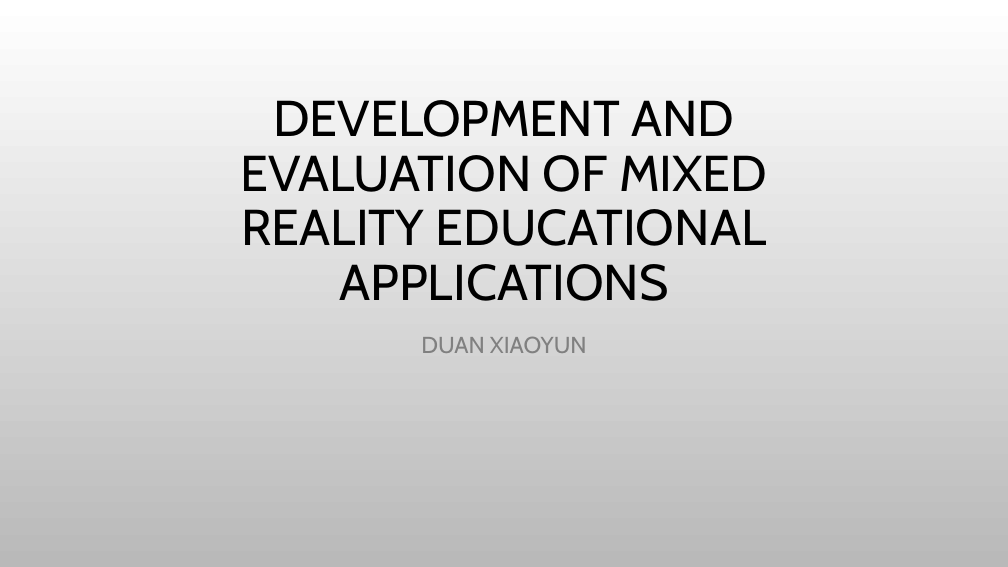
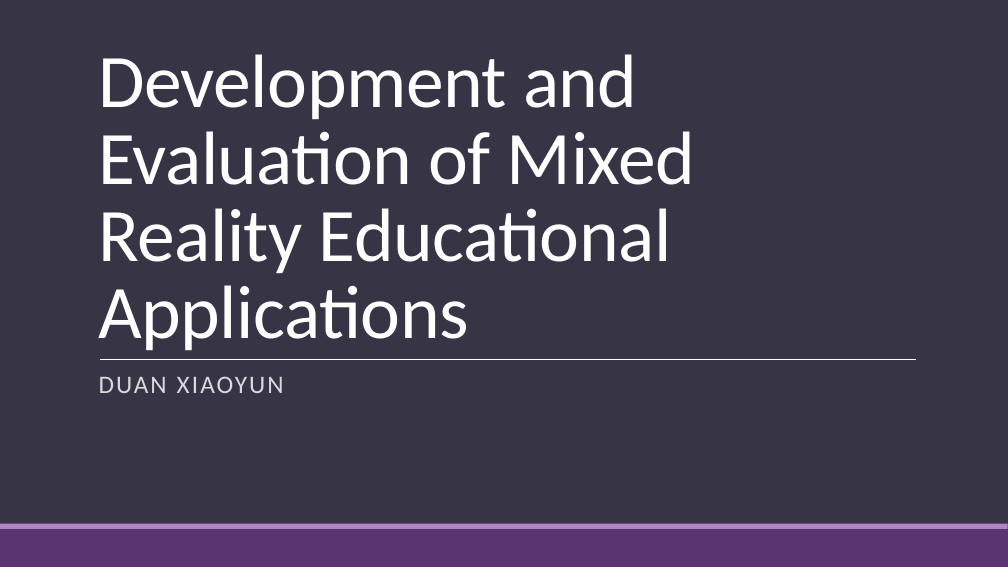
Before and after one commit to duanxiaoyun/ppaperssss, a slide deck: slide 1 of bi_ye_lun_wen/Development and Evaluation of Mixed Reality Educational Applications.pptx. Drawn at 1008x567 pixels with LibreOffice and Linux fonts; fonts in the diff are those of the drawing; background and template pictures are left out. Boxes give left, top, right and bottom in pixels: in the first picture for what was removed or moved away, otherwise in the second. Text is boxed around its words. In the diff, an @@ line names an element or a change of style, - is before the commit and + after.

```diff
--- a/bi_ye_lun_wen/Development and Evaluation of Mixed Reality Educational Applications.pptx
+++ b/bi_ye_lun_wen/Development and Evaluation of Mixed Reality Educational Applications.pptx
@@ background picture (left out) to #373545 @@
@@ title at [98,54,695,350]: text changed; size 48 to 72 pt; font Cabin to Calibri; text colour #000000 to #FFFFFF @@
-DEVELOPMENT AND EVALUATION OF MIXED REALITY EDUCATIONAL APPLICATIONS
+Development and Evaluation of Mixed Reality Educational Applications
@@ line added from (100, 359) to (917, 359), #FFFFFF 0.5 pt @@
@@ subtitle "DUAN XIAOYUN": place and size @@
-subtitle "DUAN XIAOYUN" at [421,337,587,353]
+subtitle "DUAN XIAOYUN" at [99,376,284,393]
@@ subtitle "DUAN XIAOYUN" at [99,376,284,393]: size 22 to 24 pt, font Cabin to Calibri, text colour #808080 to #DCD8DC, letter spacing 0 to 2 pt; alignment centre to left; line spacing 1.2 to 0.9; more space between paragraphs @@
@@ rectangle added at [0,529,1008,567], fill #5A3471 @@
@@ rectangle added at [0,524,1008,529], fill #AD84C6 @@
```
Also in this commit, not shown: 2 other slides changed, 8 slides added, 8 slides removed, 2 other files.
